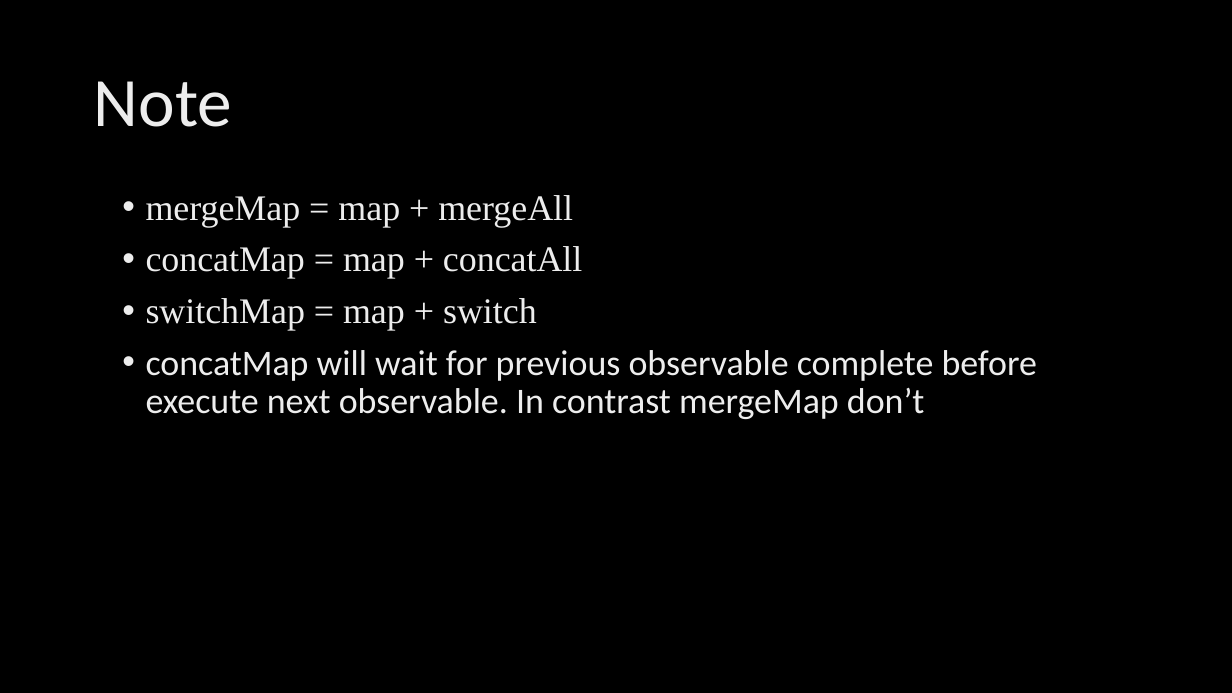
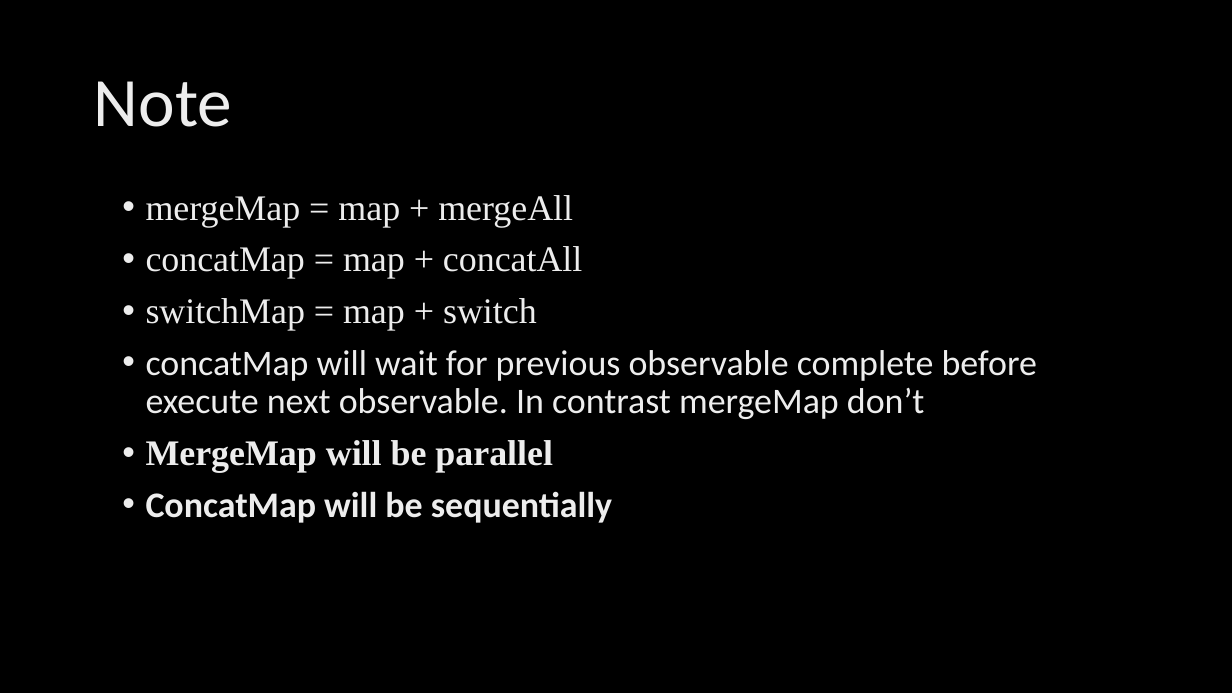
Before and after one commit to ngohungphuc/Presentation, a slide deck: slide 16 of RXJS Make it easy/RXJS Make it easy.pptx. Drawn at 1232x693 pixels with LibreOffice and Linux fonts; fonts in the diff are those of the drawing; background and template pictures are left out. Boxes give left, top, right and bottom in pixels: in the first picture for what was removed or moved away, otherwise in the second. Text is boxed around its words. In the diff, an @@ line names an element or a change of style, - is before the commit and + after.

Commit message:
update slide

```diff
--- a/RXJS Make it easy/RXJS Make it easy.pptx
+++ b/RXJS Make it easy/RXJS Make it easy.pptx
@@ text at [146,440,612,523]: paragraphs added @@
+• MergeMap will be parallel
+• ConcatMap will be sequentially
```
